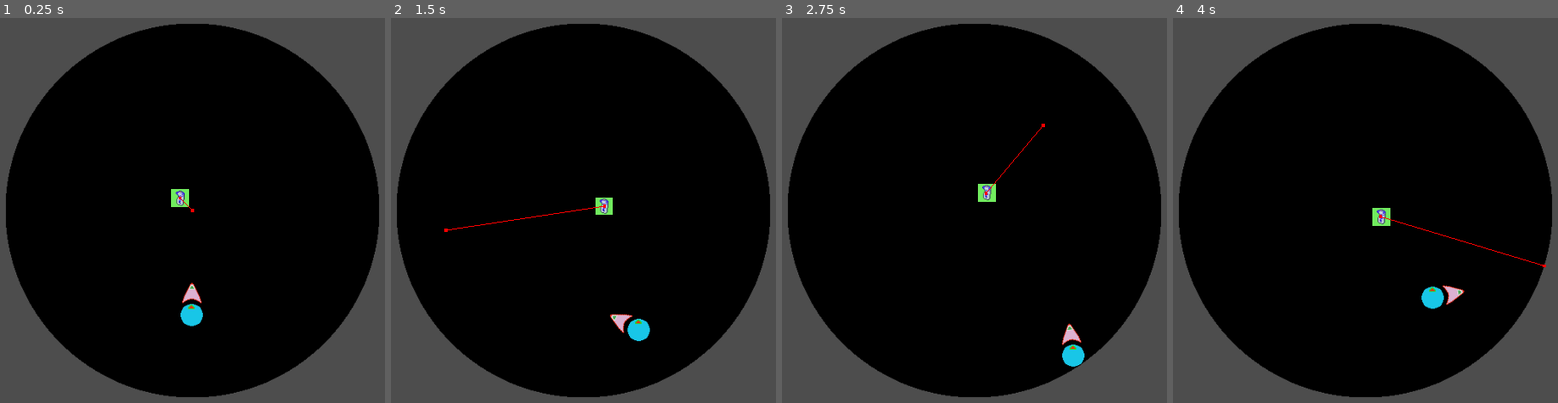
Above: before the commit, frames 1-4 (left to right).
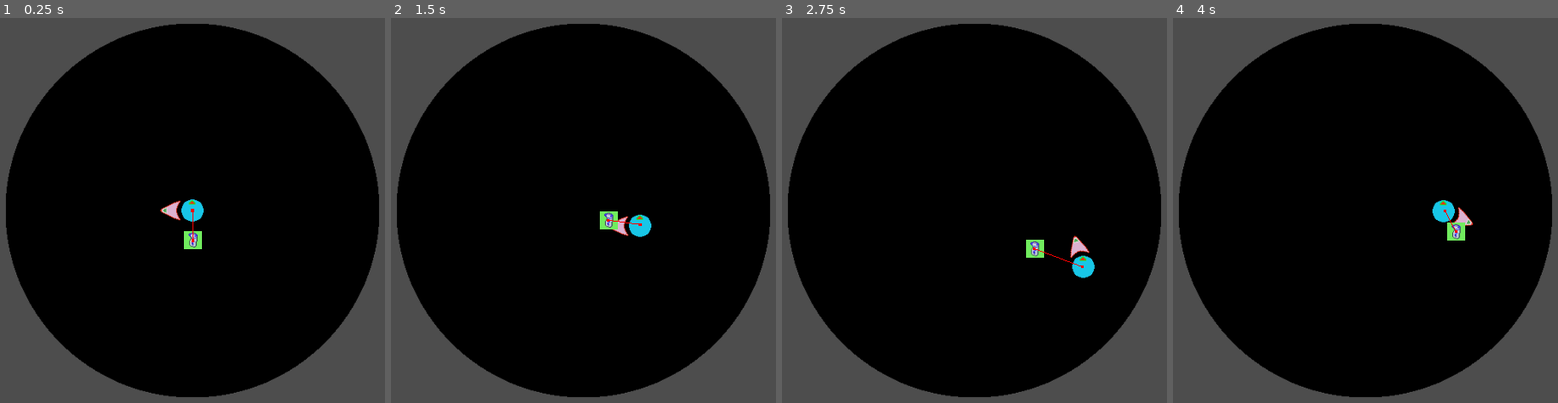
Above: after the commit, the same moments.

Repository: WilliamAalund/Brood-Feud
Game: Godot game, scene res://Levels/Demo Levels/AI_Bird_Demo.tscn
Same seed, same stepped clock (60 frames per second), same inputs: the game is played once before the commit and once after it. This scene is started directly instead of the project's main scene.
Inputs (mouse positions are in pixels of both pictures, inside the frame that each line leads up to):
- Up to frame 1 (0.25 s): no input
- Up to frame 2 (1.5 s): move the mouse to (733, 191) at 0.52 s; hold D (right) 0.53-1.28 s; move the mouse to (444, 229) at 1.27 s; hold S (down) from 1.28 s (still down)
- Up to frame 3 (2.75 s): move the mouse to (1043, 125) at 2.02 s; release S (down) at 2.03 s; hold D (right) from 2.03 s (still down)
- Up to frame 4 (4 s): move the mouse to (1330, 287) at 2.77 s; release D (right) at 2.78 s; hold W (up) 2.78-3.53 s; move the mouse to (outside the picture) at 3.52 s; hold A (left) from 3.53 s (still down)

The runs differ from the first frame. In frame 1, 1.2% of the frame differs, in the area x 41-53%, y 44-81%; in frame 2, 1.3%; in frame 3, 1.3%, in the area x 50-82%, y 27-91%; in frame 4, 1.3%.

Commit message:
Bird Manager, Pathfinding Improvements
- Working on bird organization to effectively provide information to bird nodes
- Updated AI_Bird with new pathfinding and a hitbox

Diff:
--- a/Levels/Demo Levels/AI_Bird_Demo.tscn
+++ b/Levels/Demo Levels/AI_Bird_Demo.tscn
@@ -1,17 +1,12 @@
-[gd_scene load_steps=4 format=3 uid="uid://h4wxpjvfjev6"]
+[gd_scene load_steps=3 format=3 uid="uid://h4wxpjvfjev6"]
 
 [ext_resource type="PackedScene" uid="uid://bshdn3dwrgrbt" path="res://Sub Scenes/Object_Nest/object_nest.tscn" id="1_20b5b"]
-[ext_resource type="PackedScene" uid="uid://cqc0vbl1gl11m" path="res://Sub Scenes/Object_AI_Bird/AI_Bird.tscn" id="2_6yjrl"]
-[ext_resource type="PackedScene" uid="uid://buc4ei3c7xex1" path="res://Sub Scenes/Player_Potion/player_potion.tscn" id="3_d1yhd"]
+[ext_resource type="PackedScene" uid="uid://dwitdkiendap8" path="res://Sub Scenes/Bird Manager/BirdControl.tscn" id="2_uifj4"]
 
 [node name="AI_Bird_Demo" type="Node2D"]
 
 [node name="object_nest" parent="." instance=ExtResource("1_20b5b")]
 
-[node name="AI_Bird" parent="." instance=ExtResource("2_6yjrl")]
-position = Vector2(-21, -21)
+[node name="Camera2D" type="Camera2D" parent="."]
 
-[node name="Player" parent="." instance=ExtResource("3_d1yhd")]
-position = Vector2(-1, 140)
-
-[node name="Camera2D" type="Camera2D" parent="."]
+[node name="BirdControl" parent="." instance=ExtResource("2_uifj4")]
--- /dev/null
+++ b/Sub Scenes/Bird Manager/BirdControl.gd
@@ -0,0 +1,13 @@
+extends Node2D
+
+
+var player_position
+
+signal AI_Bird_Move(target_position)
+
+func _physics_process(delta):
+	player_position = $Player.position
+	emit_signal("AI_Bird_Move", player_position)
+
+#Tie the signal to AI_Bird
+#Get AI_Bird to follow
--- /dev/null
+++ b/Sub Scenes/Bird Manager/BirdControl.tscn
@@ -0,0 +1,15 @@
+[gd_scene load_steps=4 format=3 uid="uid://dwitdkiendap8"]
+
+[ext_resource type="PackedScene" uid="uid://buc4ei3c7xex1" path="res://Sub Scenes/Player_Potion/player_potion.tscn" id="1_npqxv"]
+[ext_resource type="Script" path="res://Sub Scenes/Bird Manager/BirdControl.gd" id="1_qqul6"]
+[ext_resource type="PackedScene" uid="uid://cqc0vbl1gl11m" path="res://Sub Scenes/Object_AI_Bird/AI_Bird.tscn" id="2_bckd7"]
+
+[node name="BirdControl" type="Node2D"]
+script = ExtResource("1_qqul6")
+
+[node name="Player" parent="." instance=ExtResource("1_npqxv")]
+
+[node name="AI_Bird" parent="." instance=ExtResource("2_bckd7")]
+position = Vector2(1, 51)
+
+[connection signal="AI_Bird_Move" from="." to="AI_Bird" method="_on_bird_control_ai_bird_move"]
--- a/Sub Scenes/Object_AI_Bird/AI_Bird.gd
+++ b/Sub Scenes/Object_AI_Bird/AI_Bird.gd
@@ -1,18 +1,9 @@
-extends CharacterBody2D
+extends Node2D
 
-var speed = 50
-var accel = 7
 
-@onready var nav: NavigationAgent2D = $NavigationAgent2D
+var Player_Pos
 
-func _physics_process(delta):
-	var direction = Vector3()
 
-	nav.target_position = get_global_mouse_position()
 
-	direction = nav.get_next_path_position() - global_position
-	direction = direction.normalized()
-
-	velocity = velocity.lerp(direction * speed , accel * delta)
-
-	move_and_slide()
+func _on_bird_control_ai_bird_move(target_position):
+	$CharacterBody2D.target = target_position # Replace with function body.
--- a/Sub Scenes/Object_AI_Bird/AI_Bird.tscn
+++ b/Sub Scenes/Object_AI_Bird/AI_Bird.tscn
@@ -1,15 +1,23 @@
-[gd_scene load_steps=3 format=3 uid="uid://cqc0vbl1gl11m"]
+[gd_scene load_steps=5 format=3 uid="uid://cqc0vbl1gl11m"]
 
 [ext_resource type="Script" path="res://Sub Scenes/Object_AI_Bird/AI_Bird.gd" id="1_67y3l"]
 [ext_resource type="Texture2D" uid="uid://n3deer2hdrs8" path="res://Visuals/Placeholder Graphics/potion.png" id="1_mpu1f"]
+[ext_resource type="Script" path="res://Sub Scenes/Object_AI_Bird/AI_BirdCharacterBody.gd" id="1_pk0y5"]
+
+[sub_resource type="RectangleShape2D" id="RectangleShape2D_abut8"]
+size = Vector2(24, 24)
 
 [node name="AI_Bird" type="Node2D"]
+script = ExtResource("1_67y3l")
 
 [node name="CharacterBody2D" type="CharacterBody2D" parent="."]
-script = ExtResource("1_67y3l")
+script = ExtResource("1_pk0y5")
 
 [node name="NavigationAgent2D" type="NavigationAgent2D" parent="CharacterBody2D"]
 debug_enabled = true
 
 [node name="Sprite2D" type="Sprite2D" parent="CharacterBody2D"]
 texture = ExtResource("1_mpu1f")
+
+[node name="CollisionShape2D" type="CollisionShape2D" parent="CharacterBody2D"]
+shape = SubResource("RectangleShape2D_abut8")
--- /dev/null
+++ b/Sub Scenes/Object_AI_Bird/AI_BirdCharacterBody.gd
@@ -0,0 +1,20 @@
+extends CharacterBody2D
+
+var speed = 50
+var accel = 50
+
+@onready var nav: NavigationAgent2D = $NavigationAgent2D
+
+var target = Vector2(0,0)
+
+func _physics_process(delta):
+	var direction = Vector3()
+	#get_global_mouse_position() 2D vector
+	nav.target_position = target
+
+	direction = nav.get_next_path_position() - global_position
+	direction = direction.normalized()
+
+	velocity = velocity.lerp(direction * speed , accel * delta)
+
+	move_and_slide()
--- a/Sub Scenes/Object_Food_Spawner/Object_Food/object_food.tscn
+++ b/Sub Scenes/Object_Food_Spawner/Object_Food/object_food.tscn
@@ -26,6 +26,7 @@
 "
 
 [sub_resource type="RectangleShape2D" id="RectangleShape2D_77j0b"]
+size = Vector2(16, 20)
 
 [node name="object_food" type="Node2D"]
 script = SubResource("GDScript_egfrn")
--- a/Sub Scenes/Object_Nest/object_nest.tscn
+++ b/Sub Scenes/Object_Nest/object_nest.tscn
@@ -3,9 +3,9 @@
 [ext_resource type="Texture2D" uid="uid://ndt5ew10f15g" path="res://Visuals/Placeholder Graphics/circle.png" id="1_cdbf3"]
 
 [sub_resource type="NavigationPolygon" id="NavigationPolygon_cyoeg"]
-vertices = PackedVector2Array(35, -254, 28, -262, 155, -198, 55, 246, -13, 250, -110, 232, -169, 186, -230, 100, -250, -23, -219, -115, -154, -200, -100, -230, -34, -254, 222, -120, 249, -11, 236, 104, 162, 183, 108, 227)
-polygons = Array[PackedInt32Array]([PackedInt32Array(0, 1, 2), PackedInt32Array(3, 4, 5, 6, 7, 8, 9, 10, 11, 12, 0, 2, 13, 14, 15, 16, 17)])
-outlines = Array[PackedVector2Array]([PackedVector2Array(28, -262, 155, -198, 222, -120, 249, -11, 236, 104, 162, 183, 108, 227, 55, 246, -13, 250, -110, 232, -169, 186, -230, 100, -250, -23, -219, -115, -154, -200, -100, -230, -34, -254, 35, -254)])
+vertices = PackedVector2Array(86, -237, 155, -198, 222, -120, 249, -11, 236, 104, 162, 183, 108, 227, 55, 246, -13, 250, -110, 232, -169, 186, -230, 100, -250, -23, -219, -115, -154, -200, -100, -230, -34, -254, 35, -254)
+polygons = Array[PackedInt32Array]([PackedInt32Array(0, 1, 2, 3, 4, 5, 6, 7, 8, 9, 10, 11, 12, 13, 14, 15, 16, 17)])
+outlines = Array[PackedVector2Array]([PackedVector2Array(86, -237, 155, -198, 222, -120, 249, -11, 236, 104, 162, 183, 108, 227, 55, 246, -13, 250, -110, 232, -169, 186, -230, 100, -250, -23, -219, -115, -154, -200, -100, -230, -34, -254, 35, -254)])
 cell_size = 41.86
 
 [node name="object_nest" type="Node2D"]
